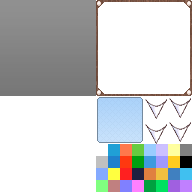
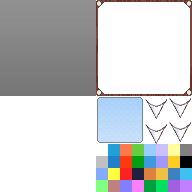
Revision of a layered 192×192 image; what changed, layer by layer:
added layer "Layer 4" (multiply) above "Ellipse 1" over bbox(96, 0, 192, 96)
painted on "Ellipse 1" over bbox(96, 0, 192, 96)